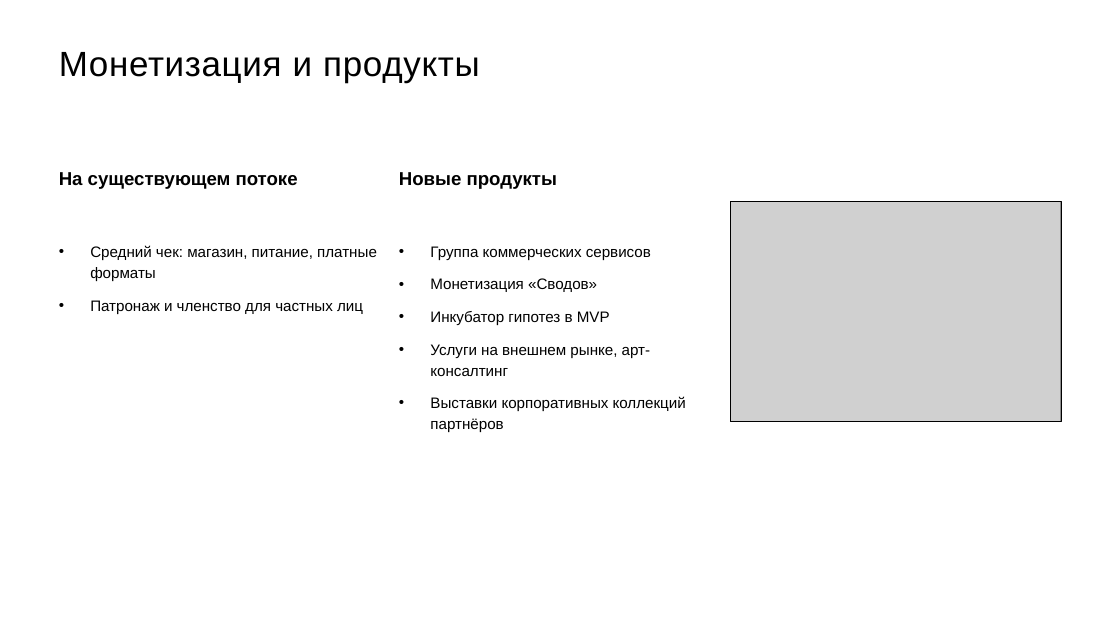
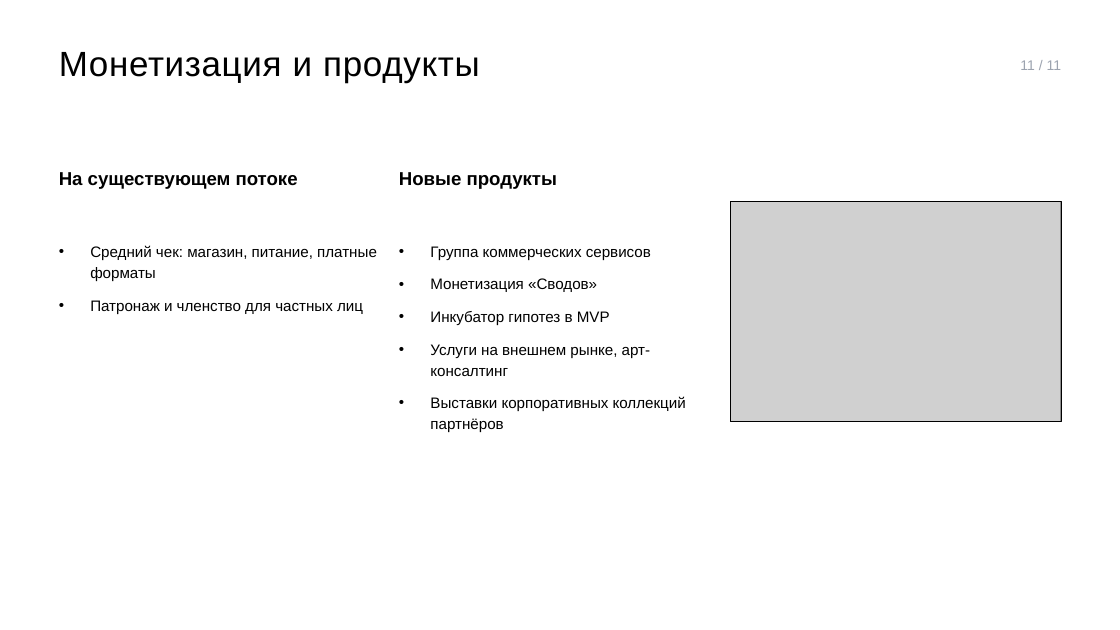
Before and after one commit to skrasin/ges-2, a slide deck: slide 11 of docs/strategy/ges2-service-cx-proposal.pptx. Drawn at 1120x630 pixels with LibreOffice and Linux fonts; fonts in the diff are those of the drawing; grey boxes stand for pictures. Boxes give left, top, right and bottom in pixels: in the first picture for what was removed or moved away, otherwise in the second. Text is boxed around its words. In the diff, an @@ line names an element or a change of style, - is before the commit and + after.

```diff
--- a/docs/strategy/ges2-service-cx-proposal.pptx
+++ b/docs/strategy/ges2-service-cx-proposal.pptx
@@ text added at [1020,60,1062,70], 12 pt, text #9CA3AF @@
+11 / 11
```
Also in this commit, not shown: 8 other slides changed, 1 slide added, 1 slide removed, 2 other files.
